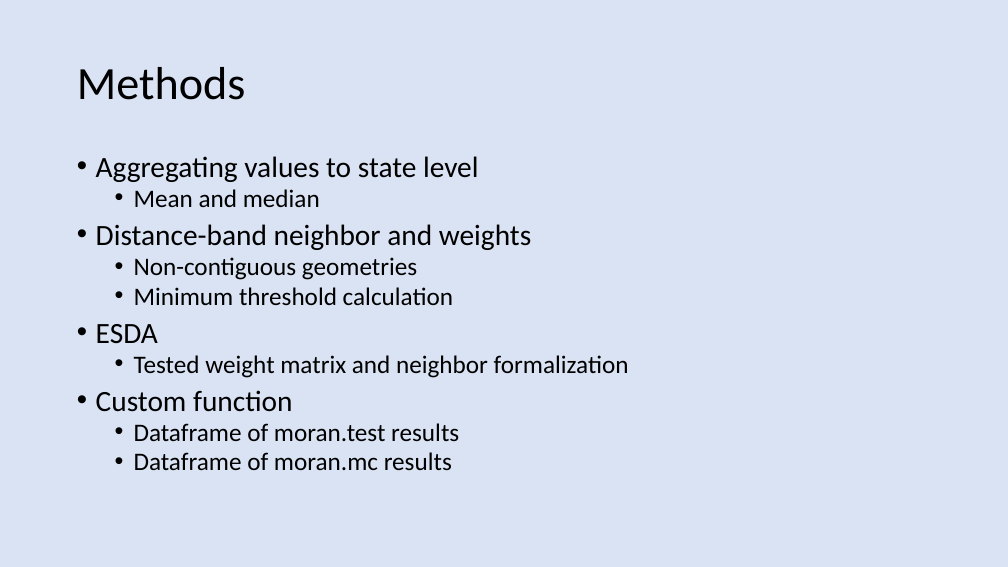
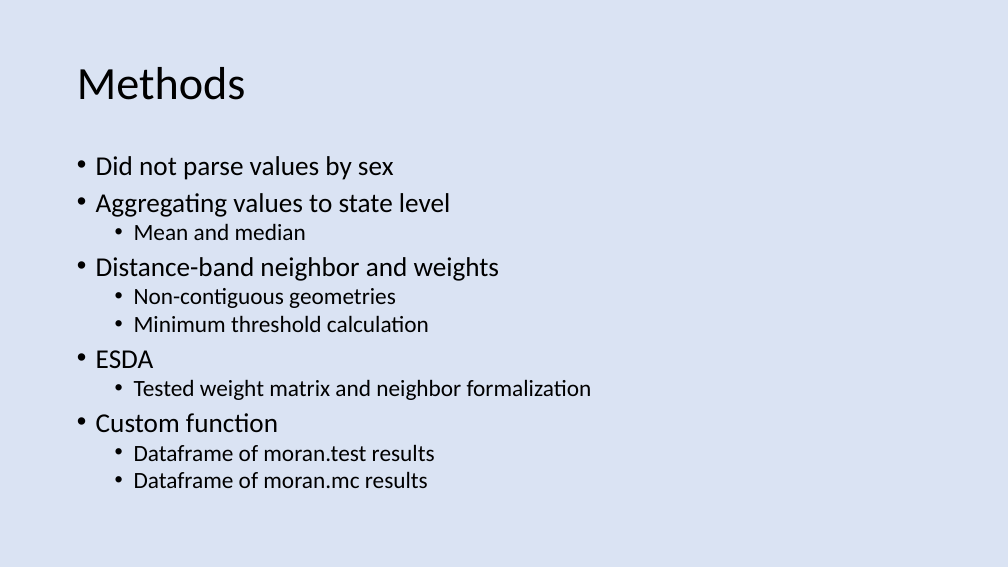
Before and after one commit to andrewroylaws/geog891, a slide deck: slide 4 of Final_project/FinalPresentationLaws.pptx. Drawn at 1008x567 pixels with LibreOffice and Linux fonts; fonts in the diff are those of the drawing. Boxes give left, top, right and bottom in pixels: in the first picture for what was removed or moved away, otherwise in the second. Text is boxed around its words. In the diff, an @@ line names an element or a change of style, - is before the commit and + after.

```diff
--- a/Final_project/FinalPresentationLaws.pptx
+++ b/Final_project/FinalPresentationLaws.pptx
@@ text at (x1=96, y1=156, x2=394, y2=180): paragraph added @@
+• Did not parse values by sex
@@ text at (x1=96, y1=193, x2=592, y2=488): size 28 to 25.9 pt in "Aggregating values to state level", "Distance-band neighbor and weights", "ESDA", "Custom function"; size 24 to 22.2 pt in "Mean and median", "Non-contiguous geometries", "Minimum threshold calculation", "Tested weight matrix and neighbor formalization" and 2 more places @@
```
Also in this commit, not shown: 5 other slides changed, 1 slide added, 1 slide removed, 1 other file.
